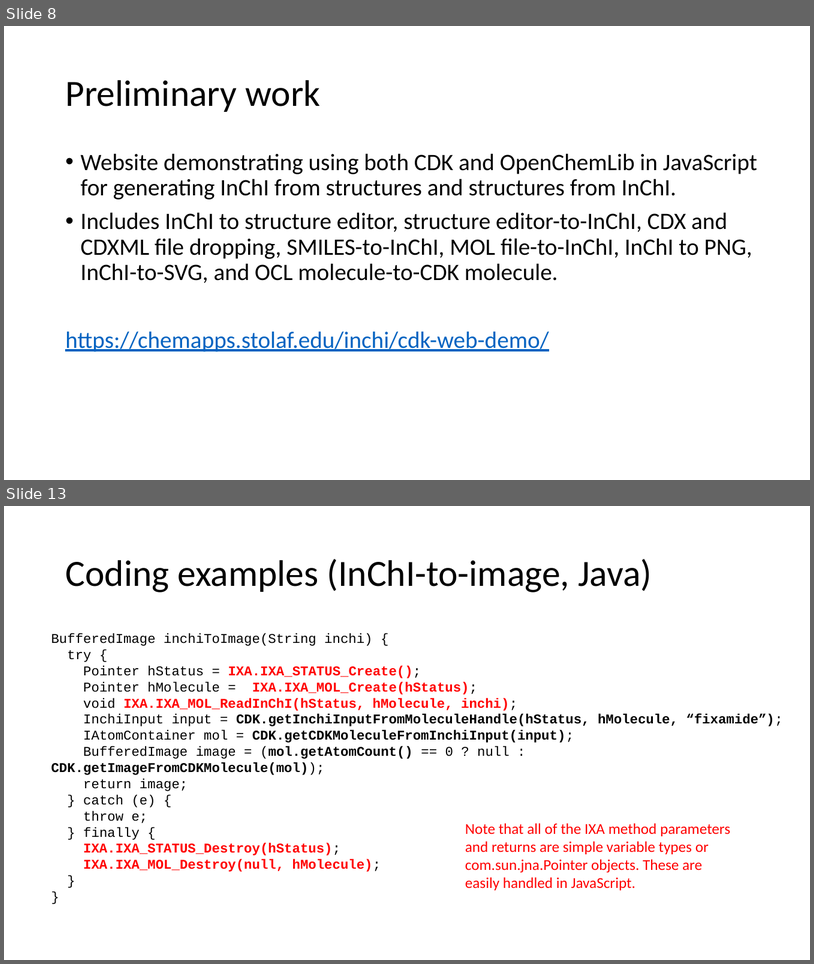
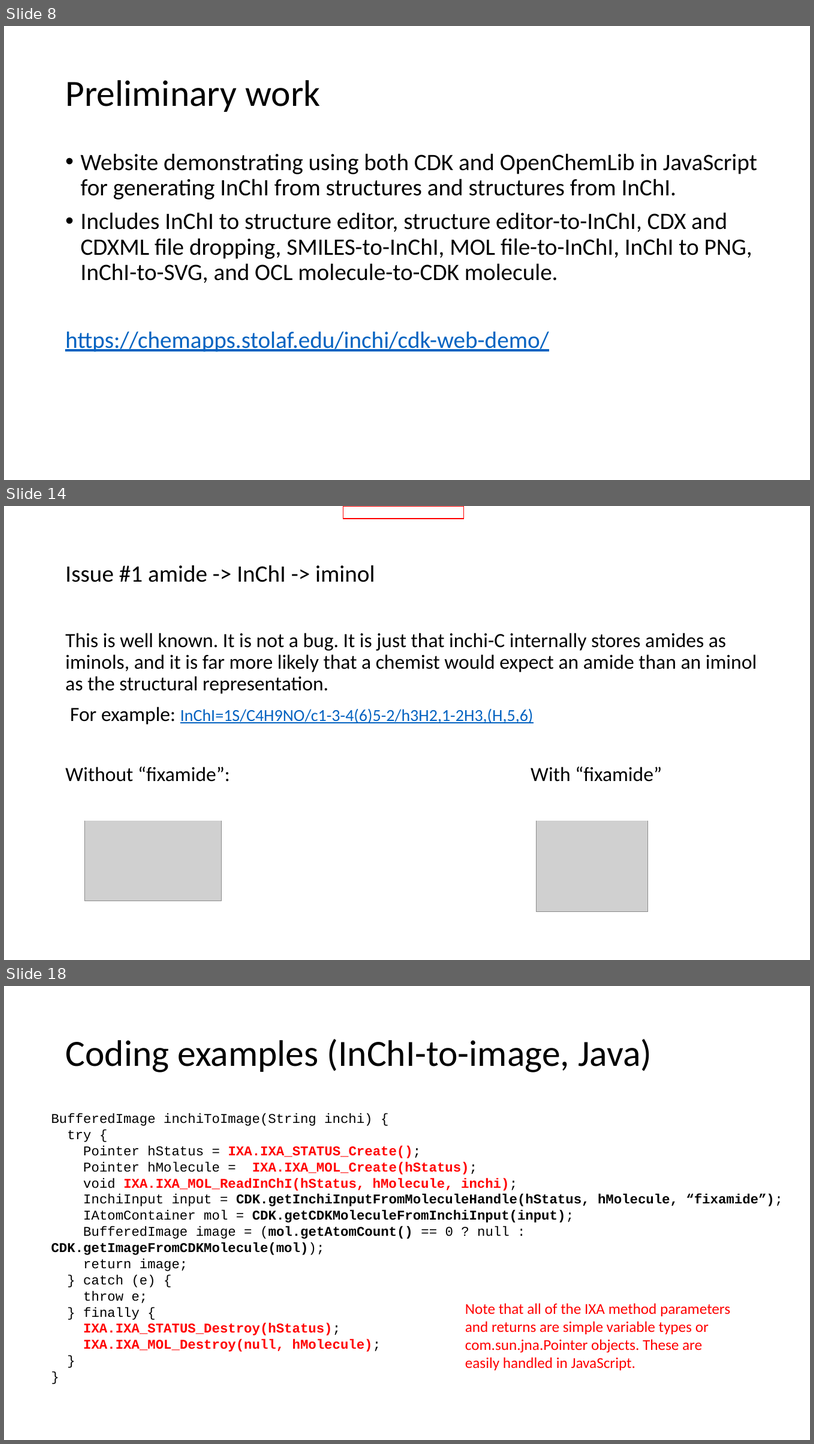
Before and after one commit to BobHanson/InChI-SwingJS, a slide deck: pdf/Java_JavaScript_Proposal.pptx. Shown one above the other, each under a label of ours: slides 8 and 13 before the commit, slides 8, 14 and 18 after it; the slides between them are not shown. The pictures are 814x964 and 814x1444 pixels, drawn with LibreOffice and Linux fonts; fonts in the diff are those of the drawing; grey boxes stand for pictures. Boxes give left, top, right and bottom in pixels: in the first picture for what was removed or moved away, otherwise in the second. Text is boxed around its words. In the diff, an @@ line names an element or a change of style, - is before the commit and + after.

```diff
--- a/pdf/Java_JavaScript_Proposal.pptx
+++ b/pdf/Java_JavaScript_Proposal.pptx
@@ slide 14 added at (x1=4, y1=506, x2=810, y2=960), background #FFFFFF @@
@@ rectangle added at (x1=344, y1=506, x2=464, y2=519), outline #FF0000 1 pt @@
@@ title added at (x1=65, y1=565, x2=375, y2=582), 28 pt, text #000000 @@
+Issue #1 amide -> InChI -> iminol
@@ text added at (x1=65, y1=633, x2=757, y2=781), 24 pt, text #000000 @@
+This is well known. It is not a bug. It is just that inchi-C internally stores amides as iminols, and it is far more likely that a chemist would expect an amide than an iminol as the structural representation.
+For example: InChI=1S/C4H9NO/c1-3-4(6)5-2/h3H2,1-2H3,(H,5,6)
+Without “fixamide”: With “fixamide”
@@ rectangle added at (x1=42, y1=798, x2=687, y2=820), fill #FFFFFF, outline #FFFFFF 1 pt @@
@@ picture added at (x1=85, y1=802, x2=222, y2=901) @@
@@ picture added at (x1=536, y1=801, x2=648, y2=912) @@
@@ what was slide 13 is now slide 18 @@
```
Also in this commit, not shown: 7 slides changed, 7 other slides added, 3 slides removed, 1 other file.
